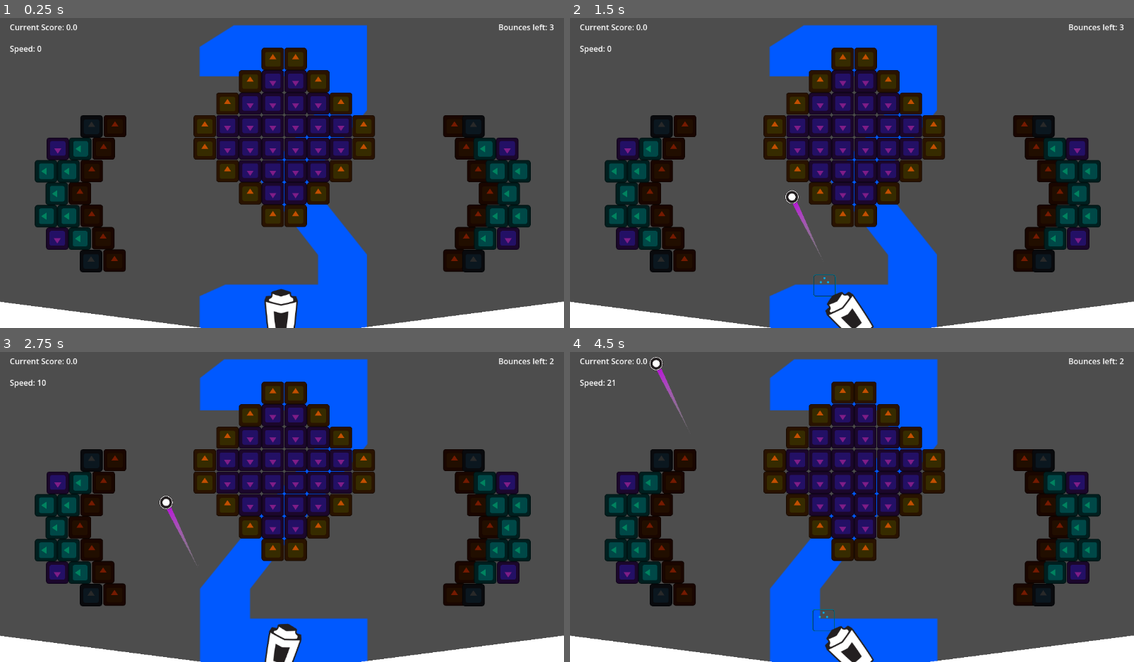
Above: before the commit, frames 1-4 (two rows, left to right).
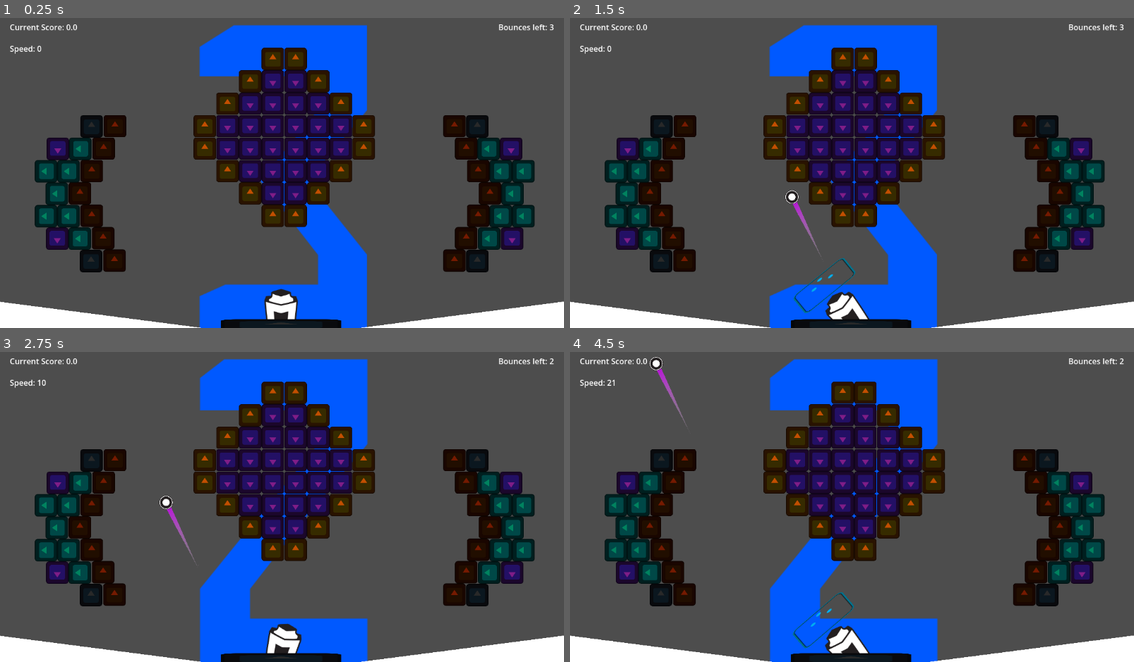
Above: after the commit, the same moments.

Repository: BmBucceri/breakout
Game: Godot game, scene res://Boards/Levels/Board 4_Sprongus.tscn
The game is run twice, just before and just after one commit, with the same random seed, the same clock (stepped at 60 frames per second) and the same inputs. This scene is started directly instead of the project's main scene. The engine's default icon, where the game draws it, is replaced by a stand-in: a white triangle on a blue panel in a dark square.
Inputs (mouse positions are in pixels of both pictures, inside the frame that each line leads up to):
- Up to frame 1 (0.25 s): no input
- Up to frame 2 (1.5 s): tap Enter at 0.5 s; move the mouse to (716, 39) at 0.52 s; press the mouse at (716, 39) at 0.53 s; move the mouse to (643, 61) at 1.27 s; release the mouse at (643, 61) at 1.28 s; right-click (643, 61) at 1.35 s
- Up to frame 3 (2.75 s): move the mouse to (338, 435) at 2.02 s; press the mouse at (338, 435) at 2.03 s
- Up to frame 4 (4.5 s): move the mouse to (823, 565) at 2.77 s; release the mouse at (823, 565) at 2.78 s; right-click (823, 565) at 2.85 s; move the mouse to (1021, 550) at 3.52 s; press the mouse at (1021, 550) at 3.53 s; move the mouse to (682, 457) at 4.27 s; release the mouse at (682, 457) at 4.28 s; right-click (682, 457) at 4.35 s

The runs differ from the first frame. In frame 1, 2.1% of the frame differs, in the area x 39-95%, y 31-100%; in frame 2, 2.3%; in frame 3, 2.1%; in frame 4, 2.3%.

Commit message:
Parry perfection
a good descritption

Diff:
--- a/Boards/Levels/Board 4_Sprongus.tscn
+++ b/Boards/Levels/Board 4_Sprongus.tscn
@@ -5,11 +5,15 @@
 [ext_resource type="PackedScene" uid="uid://hl5qbnf4ocx5" path="res://Scenes/Blocks/Block_Speed.tscn" id="3_ndym4"]
 [ext_resource type="PackedScene" uid="uid://dtyeynkxndagi" path="res://Scenes/Blocks/BlockSpecialC.tscn" id="4_0fpe0"]
 [ext_resource type="PackedScene" uid="uid://buyvsud8eecnx" path="res://Scenes/Blocks/BlockBase.tscn" id="5_4iebc"]
+[ext_resource type="PackedScene" uid="uid://m7ejcqlv54cj" path="res://Scenes/Blocks/Block_Gutter.tscn" id="6_4iebc"]
 
 [node name="ROOTLEVEL" unique_id=1515406294 instance=ExtResource("1_bm24u")]
 music_to_play = 3
 
-[node name="MarginContainer" parent="UI/Control" parent_id_path=PackedInt32Array(292381040) index="0" unique_id=568693195]
+[node name="Control" parent="UI" parent_id_path=PackedInt32Array(918347060) index="0" unique_id=292381040]
+metadata/_edit_lock_ = true
+
+[node name="MarginContainer" parent="UI/Control" index="0" unique_id=568693195]
 metadata/_edit_lock_ = true
 
 [node name="CountdownBounceSprite2D" parent="UI/Control/MarginContainer/HBoxContainer/CountdownCanvasLayer" parent_id_path=PackedInt32Array(656124029) index="0" unique_id=1059208540]
@@ -92,121 +96,137 @@
 
 [node name="BlockSpeed" parent="Blocks" index="24" unique_id=1282541942 instance=ExtResource("3_ndym4")]
 position = Vector2(463, 326)
+min_break_speed = 500.0
 
 [node name="BlockSpeed2" parent="Blocks" index="25" unique_id=1788184508 instance=ExtResource("3_ndym4")]
 position = Vector2(509, 372)
+min_break_speed = 500.0
 
 [node name="BlockSpeed3" parent="Blocks" index="26" unique_id=1902521211 instance=ExtResource("3_ndym4")]
 position = Vector2(647, 372)
+min_break_speed = 500.0
 
 [node name="BlockSpeed4" parent="Blocks" index="27" unique_id=929754743 instance=ExtResource("3_ndym4")]
 position = Vector2(555, 418)
+min_break_speed = 500.0
 
 [node name="BlockSpeed5" parent="Blocks" index="28" unique_id=1014091669 instance=ExtResource("3_ndym4")]
 position = Vector2(601, 418)
+min_break_speed = 500.0
 
 [node name="BlockSpeed6" parent="Blocks" index="29" unique_id=1679166230 instance=ExtResource("3_ndym4")]
 position = Vector2(693, 326)
+min_break_speed = 500.0
 
 [node name="BlockSpeed7" parent="Blocks" index="30" unique_id=1355838834 instance=ExtResource("3_ndym4")]
 position = Vector2(739, 280)
+min_break_speed = 500.0
 
 [node name="BlockSpeed8" parent="Blocks" index="31" unique_id=628162389 instance=ExtResource("3_ndym4")]
 position = Vector2(739, 234)
+min_break_speed = 500.0
 
 [node name="BlockSpeed9" parent="Blocks" index="32" unique_id=56494600 instance=ExtResource("3_ndym4")]
 position = Vector2(693, 188)
+min_break_speed = 500.0
 
 [node name="BlockSpeed10" parent="Blocks" index="33" unique_id=2030822806 instance=ExtResource("3_ndym4")]
 position = Vector2(647, 142)
+min_break_speed = 500.0
 
 [node name="BlockSpeed11" parent="Blocks" index="34" unique_id=1563055149 instance=ExtResource("3_ndym4")]
 position = Vector2(601, 96)
+min_break_speed = 500.0
 
 [node name="BlockSpeed12" parent="Blocks" index="35" unique_id=1296628123 instance=ExtResource("3_ndym4")]
 position = Vector2(555, 96)
+min_break_speed = 500.0
 
 [node name="BlockSpeed13" parent="Blocks" index="36" unique_id=633638076 instance=ExtResource("3_ndym4")]
 position = Vector2(509, 142)
+min_break_speed = 500.0
 
 [node name="BlockSpeed14" parent="Blocks" index="37" unique_id=940844249 instance=ExtResource("3_ndym4")]
 position = Vector2(463, 188)
+min_break_speed = 500.0
 
 [node name="BlockSpeed15" parent="Blocks" index="38" unique_id=990074231 instance=ExtResource("3_ndym4")]
 position = Vector2(417, 234)
+min_break_speed = 500.0
 
 [node name="BlockSpeed16" parent="Blocks" index="39" unique_id=1348699646 instance=ExtResource("3_ndym4")]
 position = Vector2(417, 280)
+min_break_speed = 500.0
 
 [node name="BlockSpeed17" parent="Blocks" index="40" unique_id=2017858329 instance=ExtResource("3_ndym4")]
 modulate = Color(0.600171, 0.330951, 0.01388601, 1)
 position = Vector2(235, 234)
-min_break_speed = 1200.0
+min_break_speed = 1000.0
 
 [node name="BlockSpeed18" parent="Blocks" index="41" unique_id=1256967388 instance=ExtResource("3_ndym4")]
 modulate = Color(0.600171, 0.330951, 0.01388601, 1)
 position = Vector2(212, 280)
-min_break_speed = 1200.0
+min_break_speed = 1000.0
 
 [node name="BlockSpeed19" parent="Blocks" index="42" unique_id=975617370 instance=ExtResource("3_ndym4")]
 modulate = Color(0.600171, 0.330951, 0.01388601, 1)
 position = Vector2(188, 326)
-min_break_speed = 1200.0
+min_break_speed = 1000.0
 
 [node name="BlockSpeed20" parent="Blocks" index="43" unique_id=1879529646 instance=ExtResource("3_ndym4")]
 modulate = Color(0.600171, 0.330951, 0.01388601, 1)
 position = Vector2(164, 372)
-min_break_speed = 1200.0
+min_break_speed = 1000.0
 
 [node name="BlockSpeed21" parent="Blocks" index="44" unique_id=26936966 instance=ExtResource("3_ndym4")]
 modulate = Color(0.600171, 0.330951, 0.01388601, 1)
 position = Vector2(188, 418)
-min_break_speed = 1200.0
+min_break_speed = 1000.0
 
 [node name="BlockSpeed22" parent="Blocks" index="45" unique_id=446871349 instance=ExtResource("3_ndym4")]
 modulate = Color(0.600171, 0.330951, 0.01388601, 1)
 position = Vector2(923, 234)
-min_break_speed = 1200.0
+min_break_speed = 1000.0
 
 [node name="BlockSpeed23" parent="Blocks" index="46" unique_id=707786943 instance=ExtResource("3_ndym4")]
 modulate = Color(0.600171, 0.330951, 0.01388601, 1)
 position = Vector2(947, 280)
-min_break_speed = 1200.0
+min_break_speed = 1000.0
 
 [node name="BlockSpeed24" parent="Blocks" index="47" unique_id=172502444 instance=ExtResource("3_ndym4")]
 modulate = Color(0.600171, 0.330951, 0.01388601, 1)
 position = Vector2(971, 326)
-min_break_speed = 1200.0
+min_break_speed = 1000.0
 
 [node name="BlockSpeed25" parent="Blocks" index="48" unique_id=860608838 instance=ExtResource("3_ndym4")]
 modulate = Color(0.600171, 0.330951, 0.01388601, 1)
 position = Vector2(995, 372)
-min_break_speed = 1200.0
+min_break_speed = 1000.0
 
 [node name="BlockSpeed26" parent="Blocks" index="49" unique_id=695533763 instance=ExtResource("3_ndym4")]
 modulate = Color(0.600171, 0.330951, 0.01388601, 1)
 position = Vector2(971, 418)
-min_break_speed = 1200.0
+min_break_speed = 1000.0
 
 [node name="BlockSpeed27" parent="Blocks" index="50" unique_id=716824753 instance=ExtResource("3_ndym4")]
 modulate = Color(0.600171, 0.330951, 0.01388601, 1)
 position = Vector2(211, 464)
-min_break_speed = 1200.0
+min_break_speed = 1000.0
 
 [node name="BlockSpeed28" parent="Blocks" index="51" unique_id=149287507 instance=ExtResource("3_ndym4")]
 modulate = Color(0.600171, 0.330951, 0.01388601, 1)
 position = Vector2(234, 510)
-min_break_speed = 1200.0
+min_break_speed = 1000.0
 
 [node name="BlockSpeed29" parent="Blocks" index="52" unique_id=850912970 instance=ExtResource("3_ndym4")]
 modulate = Color(0.600171, 0.330951, 0.01388601, 1)
 position = Vector2(947, 464)
-min_break_speed = 1200.0
+min_break_speed = 1000.0
 
 [node name="BlockSpeed30" parent="Blocks" index="53" unique_id=1537888681 instance=ExtResource("3_ndym4")]
 modulate = Color(0.600171, 0.330951, 0.01388601, 1)
 position = Vector2(923, 510)
-min_break_speed = 1200.0
+min_break_speed = 1000.0
 
 [node name="BlockSpecialC" parent="Blocks" index="54" unique_id=1031332413 instance=ExtResource("4_0fpe0")]
 position = Vector2(163.71596, 464.89746)
@@ -253,48 +273,51 @@
 scale = Vector2(0.9922179, 1.001934)
 
 [node name="BlockSpecialC8" parent="Blocks" index="65" unique_id=750288384 instance=ExtResource("4_0fpe0")]
-position = Vector2(985.2724, 464.89746)
+position = Vector2(993.21014, 464.8975)
 scale = Vector2(0.9922179, 1.001934)
 
 [node name="BlockSpecialC9" parent="Blocks" index="66" unique_id=399063903 instance=ExtResource("4_0fpe0")]
-position = Vector2(1054.7277, 418.80844)
+position = Vector2(1062.6653, 418.8084)
 scale = Vector2(0.9922179, 1.001934)
 
 [node name="BlockSpecialC10" parent="Blocks" index="67" unique_id=1176696529 instance=ExtResource("4_0fpe0")]
-position = Vector2(1032.8988, 372.7195)
+position = Vector2(1040.8367, 372.71948)
 scale = Vector2(0.9922179, 1.001934)
 
 [node name="BlockSpecialC11" parent="Blocks" index="68" unique_id=1093872788 instance=ExtResource("4_0fpe0")]
-position = Vector2(1054.7277, 326.63055)
+position = Vector2(1062.6653, 326.63058)
 scale = Vector2(0.9922179, 1.001934)
 
 [node name="BlockSpecialC12" parent="Blocks" index="69" unique_id=645503053 instance=ExtResource("4_0fpe0")]
-position = Vector2(984.28015, 280.54156)
+position = Vector2(992.21783, 280.5416)
 scale = Vector2(0.9922179, 1.001934)
 
 [node name="BlockSpecialC13" parent="Blocks" index="70" unique_id=246028260 instance=ExtResource("4_0fpe0")]
-position = Vector2(1009.08563, 418.80844)
+position = Vector2(1017.0234, 418.8084)
 scale = Vector2(0.9922179, 1.001934)
 
 [node name="BlockSpecialC14" parent="Blocks" index="71" unique_id=758645134 instance=ExtResource("4_0fpe0")]
-position = Vector2(1009.08563, 326.63055)
+position = Vector2(1017.0234, 326.63058)
 scale = Vector2(0.9922179, 1.001934)
 
 [node name="BlockSpecialB27" parent="Blocks" index="72" unique_id=592836550 instance=ExtResource("2_8s7tp")]
-position = Vector2(1031.9066, 464.89746)
+position = Vector2(1039.8442, 464.8975)
 scale = Vector2(0.9922179, 1.001934)
 
 [node name="BlockSpecialB28" parent="Blocks" index="73" unique_id=2117083741 instance=ExtResource("2_8s7tp")]
-position = Vector2(1029.9221, 280.54156)
+position = Vector2(1037.8596, 280.5416)
 scale = Vector2(0.9922179, 1.001934)
 
 [node name="BlockBase3" parent="Blocks" index="74" unique_id=653087912 instance=ExtResource("5_4iebc")]
-position = Vector2(961.45917, 510.9864)
+position = Vector2(969.3969, 510.98636)
 scale = Vector2(0.9922179, 1.001934)
 
 [node name="BlockBase4" parent="Blocks" index="75" unique_id=888986749 instance=ExtResource("5_4iebc")]
-position = Vector2(961.45917, 234.45258)
+position = Vector2(969.3968, 234.45258)
 scale = Vector2(0.9922179, 1.001934)
 
 [node name="Camera2D" parent="." index="8" unique_id=1810002274]
 metadata/_edit_lock_ = true
+
+[node name="BlockBase" parent="." index="9" unique_id=1586051036 instance=ExtResource("6_4iebc")]
+position = Vector2(576, 640)
--- /dev/null
+++ b/Boards/Levels/Board 5_Great Time.tscn
@@ -0,0 +1,5 @@
+[gd_scene format=3 uid="uid://cjc6cykvd5el5"]
+
+[ext_resource type="PackedScene" uid="uid://co443mxrablr3" path="res://Boards/Levels/Board Base_MASTERBOARD.tscn" id="1_g02os"]
+
+[node name="ROOTLEVEL" unique_id=1515406294 instance=ExtResource("1_g02os")]
--- a/Boards/Levels/Board DEBUG.tscn
+++ b/Boards/Levels/Board DEBUG.tscn
@@ -21,6 +21,4 @@
 script = ExtResource("6_nnjbk")
 
 [node name="Cannon" parent="." index="4" unique_id=750428695]
-rotation_offset = null
-total_balls_can_shoot = null
 block_base = ExtResource("2_tf51u")
--- a/Boards/game_over.gd
+++ b/Boards/game_over.gd
@@ -17,10 +17,9 @@
 
 func reveal_game_win():
 	game_over_win.show()
-	game_over_lose.hide()
-	#self.show()
+	#game_over_lose.hide()
+
 
 func reveal_game_lose():
 	game_over_lose.show()
-	game_over_win.hide()
-	pass
+	#game_over_win.hide()
--- a/Scenes/Blocks/BlockParry.tscn
+++ b/Scenes/Blocks/BlockParry.tscn
@@ -1,34 +1,23 @@
 [gd_scene format=3 uid="uid://cyoixg7484f5d"]
 
-[ext_resource type="Script" uid="uid://1yjlqu7i84db" path="res://block_base.gd" id="1_jmkaj"]
-[ext_resource type="Script" uid="uid://cxtdhn4hf5pod" path="res://hurtbox.gd" id="2_egqwl"]
+[ext_resource type="Script" uid="uid://de3odfe0ottv2" path="res://Scenes/Blocks/block_parry.gd" id="1_d4p0c"]
 [ext_resource type="Texture2D" uid="uid://cqfgm6ebniw0l" path="res://Assets/ParryIcon.svg" id="3_jmkaj"]
 
 [sub_resource type="RectangleShape2D" id="RectangleShape2D_gho8k"]
 size = Vector2(88, 88)
 
-[node name="BlockParry" type="StaticBody2D" unique_id=1282541942]
+[node name="BlockParry" type="Area2D" unique_id=783385433]
 collision_layer = 2
 collision_mask = 4
-script = ExtResource("1_jmkaj")
-min_break_speed = 999999999.0
-block_score = 0.0
+script = ExtResource("1_d4p0c")
 
-[node name="Hurtbox" type="Area2D" parent="." unique_id=1279717239 node_paths=PackedStringArray("block_base")]
-scale = Vector2(0.518989, 0.518989)
-collision_layer = 3
-collision_mask = 4
-script = ExtResource("2_egqwl")
-block_base = NodePath("..")
-
-[node name="CollisionShape2D" type="CollisionShape2D" parent="Hurtbox" unique_id=1996971191]
-shape = SubResource("RectangleShape2D_gho8k")
-
-[node name="CollisionShape2D" type="CollisionShape2D" parent="." unique_id=1853781668]
-scale = Vector2(0.518989, 0.518989)
+[node name="CollisionShape2D" type="CollisionShape2D" parent="." unique_id=1996971191]
+position = Vector2(0, -0.16447926)
+scale = Vector2(1.5189905, 0.518989)
 shape = SubResource("RectangleShape2D_gho8k")
 
 [node name="Sprite2D" type="Sprite2D" parent="." unique_id=938027310]
 light_mask = 3
-scale = Vector2(0.356805, 0.356805)
+position = Vector2(0, -0.16447926)
+scale = Vector2(1.0443059, 0.356805)
 texture = ExtResource("3_jmkaj")
--- /dev/null
+++ b/Scenes/Blocks/Block_Gutter.tscn
@@ -0,0 +1,16 @@
+[gd_scene format=3 uid="uid://m7ejcqlv54cj"]
+
+[ext_resource type="PackedScene" uid="uid://buyvsud8eecnx" path="res://Scenes/Blocks/BlockBase.tscn" id="1_q0o0m"]
+
+[node name="BlockGutter" unique_id=1282541942 instance=ExtResource("1_q0o0m")]
+min_break_speed = 800.0
+block_score = 0.0
+
+[node name="Hurtbox" parent="." index="0" unique_id=1279717239]
+scale = Vector2(2.7989895, 0.23898941)
+
+[node name="CollisionShape2D" parent="." index="1" unique_id=1853781668]
+scale = Vector2(2.7989895, 0.23898941)
+
+[node name="Sprite2D" parent="." index="2" unique_id=938027310]
+scale = Vector2(1.9243053, 0.16430521)
--- /dev/null
+++ b/Scenes/Blocks/block_parry.gd
@@ -0,0 +1,14 @@
+extends Area2D
+
+func _ready() -> void:
+	self.body_entered.connect(_on_body_entered)
+	destroy()
+
+func _on_body_entered(body: Node2D) -> void:
+	if body is Ball:
+		var bounce_normal = Vector2.UP.rotated(global_rotation)
+		body.ball_bounce(bounce_normal)
+
+func destroy():
+	await get_tree().create_timer(.5).timeout
+	queue_free()
--- a/Scenes/Cannon.tscn
+++ b/Scenes/Cannon.tscn
@@ -16,3 +16,5 @@
 
 [node name="SpawnLocation" type="Marker2D" parent="." unique_id=1613448872]
 position = Vector2(0, -86)
+
+[node name="Node2D" type="Node2D" parent="SpawnLocation" unique_id=1884346377]
--- a/Scenes/ball.tscn
+++ b/Scenes/ball.tscn
@@ -22,7 +22,7 @@
 stream_0/stream = ExtResource("3_376qj")
 
 [node name="Ball" type="CharacterBody2D" unique_id=464850111 node_paths=PackedStringArray("sprite_2d")]
-collision_layer = 5
+collision_layer = 4
 collision_mask = 2
 script = ExtResource("1_ij5cq")
 sprite_2d = NodePath("Sprite2D")
--- a/ball_base.gd
+++ b/ball_base.gd
@@ -6,6 +6,9 @@
 @export var speed_cap: float = 7000
 @export var pitch_curve: Curve
 @onready var audio_stream_player: AudioStreamPlayer = %AudioStreamPlayer
+
+static var starting_speed = 200
+
 const TRAIL_2D = preload("uid://6bd6r2wmtxl5")
 const RICOCHET_PARTICLES = preload("uid://bywffmt2v53jh")
 
@@ -42,7 +45,7 @@
 	collision = move_and_collide(velocity * delta)
 
 	if collision:
-		_ball_bounce()
+		_wall_bounce()
 
 	## Safety code, IGNORE
 	#if(velocity.y > 0 and velocity.y < 100):
@@ -51,8 +54,12 @@
 		#velocity.x = -200
 	self.rotation =velocity.angle() + offset
 
-func _ball_bounce():
-	velocity = velocity.bounce(collision.get_normal())
+func _wall_bounce():
+	var wall_velocity: Vector2 = velocity.bounce(collision.get_normal())
+	ball_bounce(wall_velocity)
+
+func ball_bounce(new_velocity: Vector2):
+	velocity = new_velocity
 	_increase_speed(increase_speed_percent)
 	_squash_and_stretch()
 	GameManager.emit_camera_trauma(1)
--- a/block_base.gd
+++ b/block_base.gd
@@ -20,7 +20,8 @@
 
 
 func on_hit(speed: float):
-	if speed < min_break_speed:
+	#speed gate is modified to compensate for starting speed (200)
+	if speed < min_break_speed + Ball.starting_speed:
 		return
 
 	if next_brick == null:
--- a/cannon.gd
+++ b/cannon.gd
@@ -8,7 +8,6 @@
 
 var total_balls_onscreen : int = 0
 var can_shoot: bool = true
-var parry
 var parry_active: bool = false
 
 
@@ -22,6 +21,7 @@
 func _process(_delta: float) -> void:
 	look_at(get_global_mouse_position())
 	self.rotation_degrees += rotation_offset
+	#parry_tracking()
 
 func shoot_ball():
 	#if can_shoot == false:
@@ -47,14 +47,17 @@
 
 
 func parry_activate():
-	parry = BLOCK.instantiate()
-	parry.top_level = true
+
+	var parry: Area2D = BLOCK.instantiate()
 	print("made")
-	parry.global_position = spawn_marker.global_position
-	#add_child(parry)
-	GameManager.add_child(parry)
+	spawn_marker.add_child(parry)
+
+	await get_tree().create_timer(.2,).timeout
+	parry.queue_free()
+	print_debug("unmade")
 
 
-	await get_tree().create_timer(.5).timeout
-	print_debug("unmade")
-	parry.queue_free()
+#func parry_tracking():
+	## function for process function to call every frame to keep the Parry cube attached to the Spawn Marker
+	##parry.global_position = spawn_marker.global_position
+	#pass
Not shown, added: Scenes/Blocks/block_parry.gd.uid
